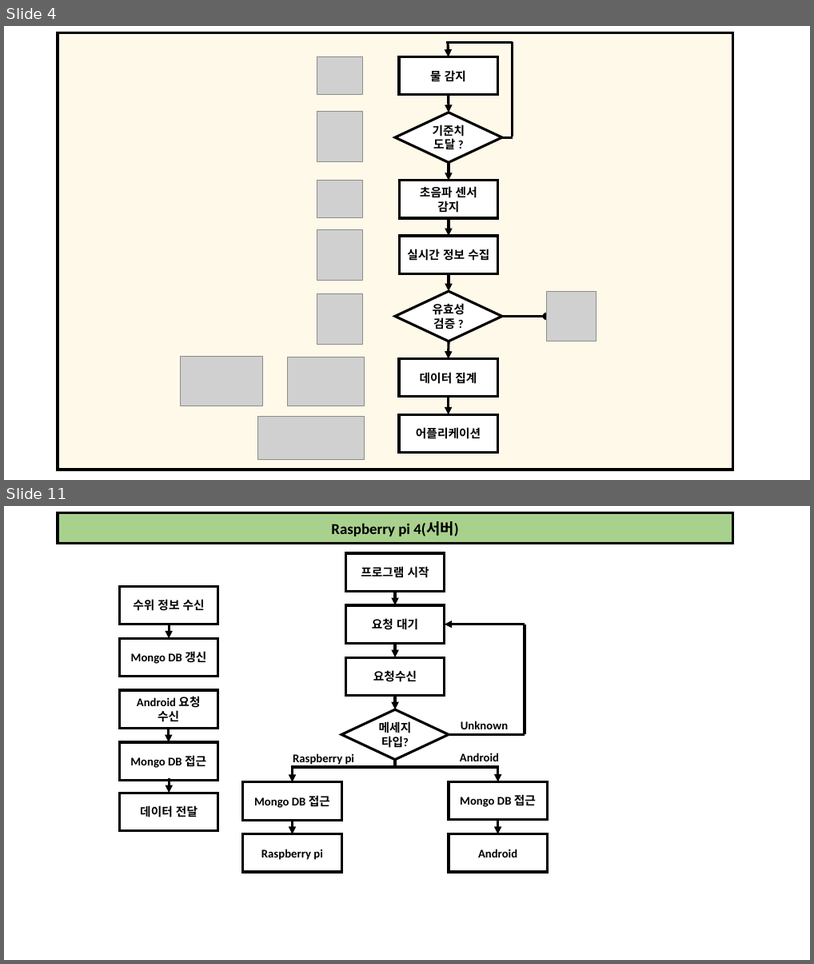
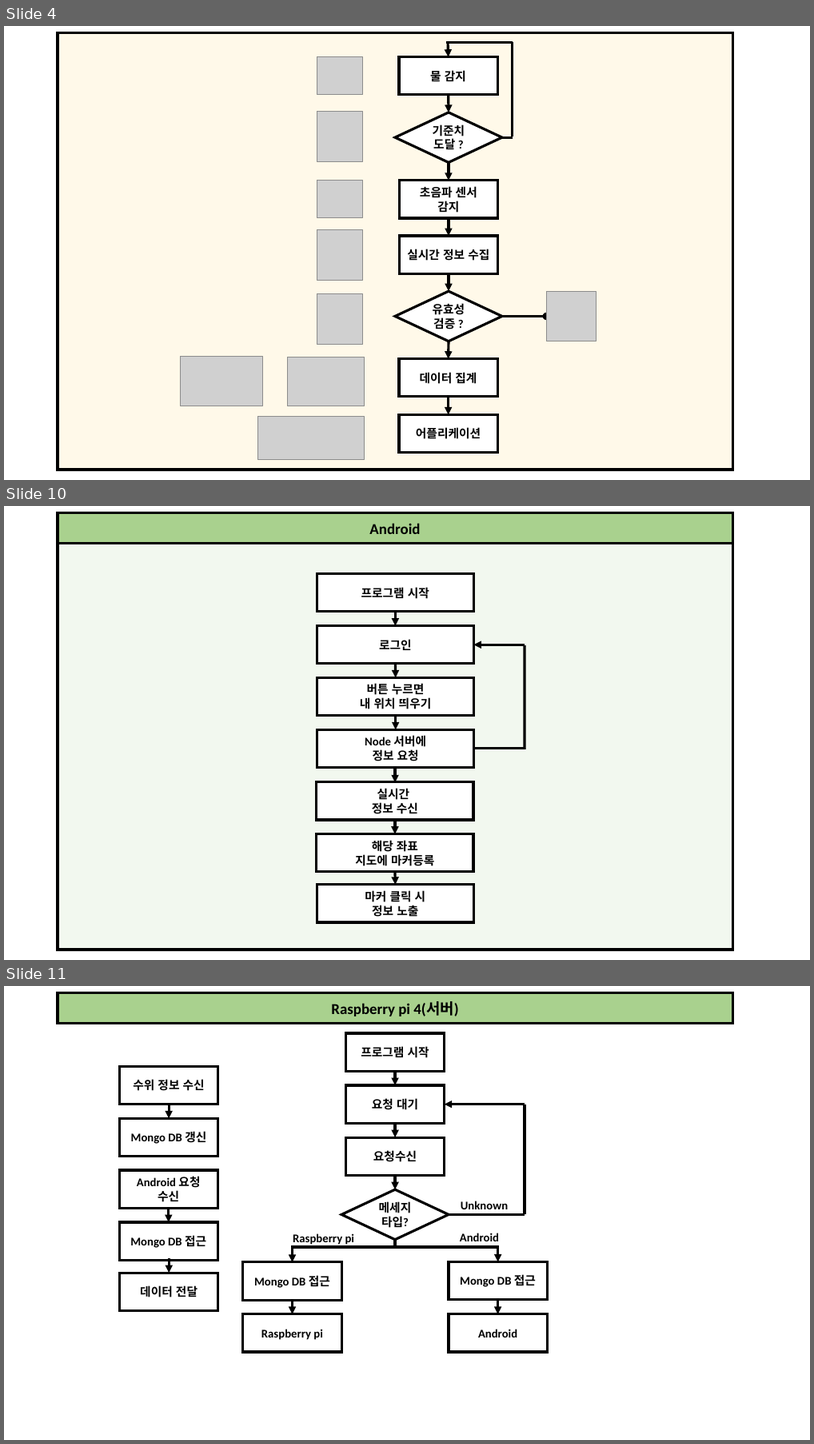
Before and after one commit to hyu-embedded/Embedded_Contest2022, a slide deck: Figure_file_1.pptx. Shown one above the other, each under a label of ours: slides 4 and 11 before the commit, slides 4, 10 and 11 after it; the slides between them are not shown. The pictures are 814x964 and 814x1444 pixels, drawn with LibreOffice and Linux fonts; fonts in the diff are those of the drawing; grey boxes stand for pictures. Boxes give left, top, right and bottom in pixels: in the first picture for what was removed or moved away, otherwise in the second. Text is boxed around its words. In the diff, an @@ line names an element or a change of style, - is before the commit and + after.

```diff
--- a/Figure_file_1.pptx
+++ b/Figure_file_1.pptx
@@ slide 10 added at box(4, 506, 810, 960), background #FFFFFF @@
@@ rectangle added at box(58, 512, 734, 949), fill #E2F0D9 at 42% opacity, outline #000000 3 pt @@
@@ rectangle added at box(58, 512, 734, 543), fill #A9D18E, outline #000000 3 pt, 18 pt, text #000000, bold @@
+Android
@@ rectangle added at box(318, 574, 474, 612), fill #FFFFFF, outline #000000 3 pt, 14 pt, text #000000, bold @@
+프로그램 시작
@@ arrow added from (395, 612) to (395, 626), #000000 3 pt @@
@@ rectangle added at box(318, 626, 474, 664), fill #FFFFFF, outline #000000 3 pt, 14 pt, text #000000, bold @@
+로그인
@@ arrow added from (525, 644) to (474, 644), #000000 3 pt @@
@@ line added from (525, 749) to (525, 645), #000000 3 pt @@
@@ arrow added from (395, 664) to (396, 678), #000000 3 pt @@
@@ rectangle added at box(318, 678, 474, 716), fill #FFFFFF, outline #000000 3 pt, 14 pt, text #000000, bold @@
+버튼 누르면
+내 위치 띄우기
@@ arrow added from (396, 716) to (396, 729), #000000 3 pt @@
@@ rectangle added at box(318, 729, 474, 768), fill #FFFFFF, outline #000000 3 pt, 14 pt, text #000000, bold @@
+Node 서버에
+정보 요청
@@ arrow added from (395, 768) to (395, 783), #000000 3 pt @@
@@ line added from (474, 748) to (525, 748), #000000 3 pt @@
@@ rectangle added at box(317, 782, 474, 820), fill #FFFFFF, outline #000000 3 pt, 14 pt, text #000000, bold @@
+실시간
+정보 수신
@@ rectangle added at box(317, 834, 474, 872), fill #FFFFFF, outline #000000 3 pt, 14 pt, text #000000, bold @@
+해당 좌표
+지도에 마커등록
@@ arrow added from (395, 820) to (395, 834), #000000 3 pt @@
@@ rectangle added at box(318, 884, 474, 922), fill #FFFFFF, outline #000000 3 pt, 14 pt, text #000000, bold @@
+마커 클릭 시
+정보 노출
@@ arrow added from (395, 872) to (395, 884), #000000 3 pt @@
```
Also in this commit, not shown: 5 slides changed, 1 slide removed, 38 other files.
